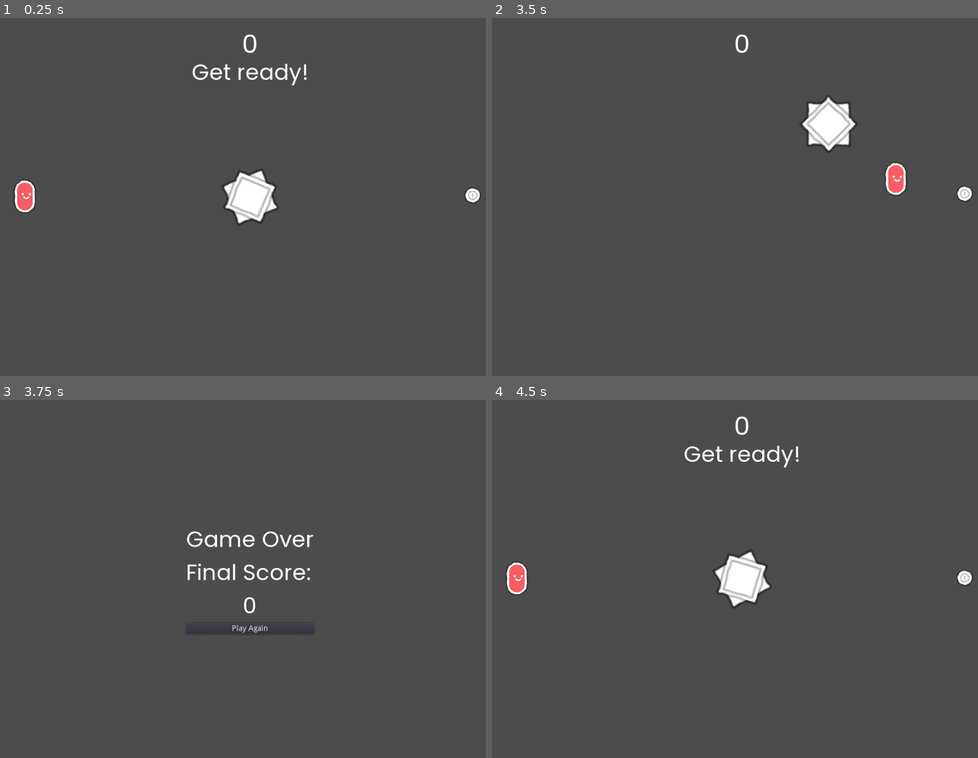
Above: before the commit, frames 1-4 (two rows, left to right).
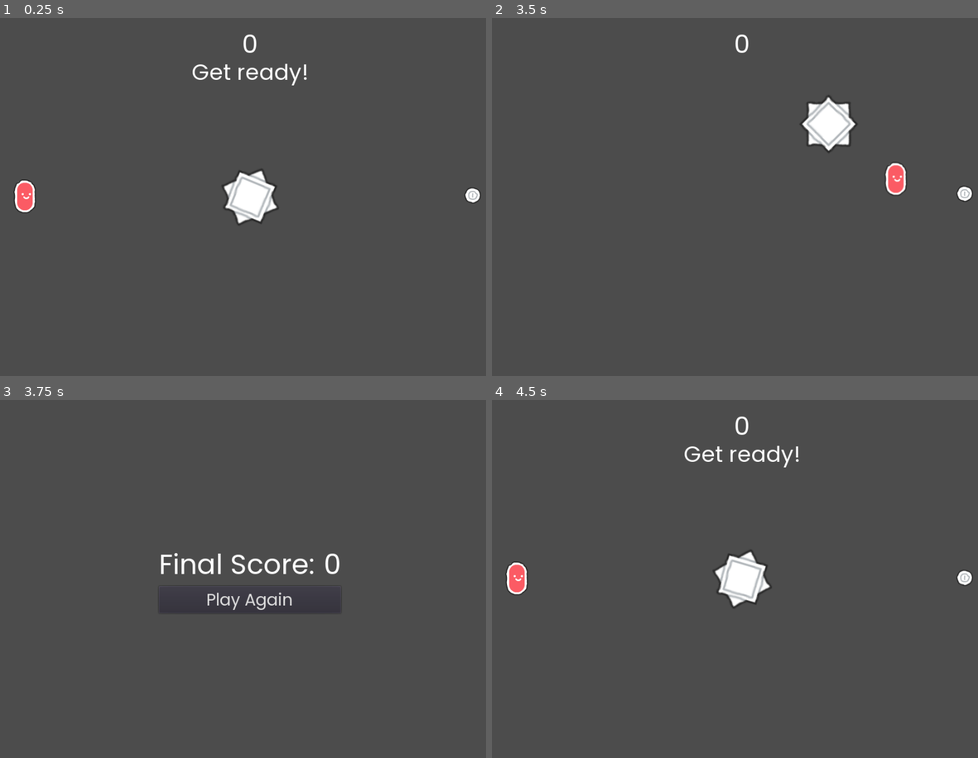
Above: after the commit, the same moments.

Repository: jonathanlambertt/dodge-the-spike
Game: Godot game, scene res://src/Game.tscn
Same seed, same stepped clock (60 frames per second), same inputs: the game is played once before the commit and once after it.
Inputs:
- Up to frame 1 (0.25 s): no input
- Up to frame 2 (3.5 s): hold D (right) 0.53-1.28 s; hold S (down) 1.28-2.03 s; hold D (right) 2.03-2.78 s; hold W (up) from 2.78 s (still down)
- Up to frame 3 (3.75 s): release W (up) at 3.53 s; hold A (left) from 3.53 s (still down)
- Up to frame 4 (4.5 s): release A (left) at 4.25 s; click "Play Again" at 4.25 s

Frames 1-2 are identical in both runs. In frame 3, 1.8% of the frame differs, in the area x 33-70%, y 36-66%; in frame 4, nothing differs.

Commit message:
edit game over scene

Diff:
--- a/src/menus/game_over/GameOver.gd
+++ b/src/menus/game_over/GameOver.gd
@@ -1,6 +1,6 @@
 extends Control
 
-onready var score_label = get_node("CenterContainer/VBoxContainer/Score")
+onready var score_label = get_node("CenterContainer/VBoxContainer/HBoxContainer/Score")
 
 func _ready():
     score_label.text = str(get_node("/root/Global").score)
--- a/src/menus/game_over/GameOver.tscn
+++ b/src/menus/game_over/GameOver.tscn
@@ -1,11 +1,18 @@
-[gd_scene load_steps=4 format=2]
+[gd_scene load_steps=6 format=2]
 
 [ext_resource path="res://src/assets/fonts/Poppins-Regular.ttf" type="DynamicFontData" id=1]
 [ext_resource path="res://src/menus/game_over/GameOver.gd" type="Script" id=2]
 
+[sub_resource type="DynamicFont" id=2]
+size = 50
+font_data = ExtResource( 1 )
+
+[sub_resource type="DynamicFont" id=3]
+size = 50
+font_data = ExtResource( 1 )
 
 [sub_resource type="DynamicFont" id=1]
-size = 40
+size = 30
 font_data = ExtResource( 1 )
 
 [node name="GameOver" type="Control"]
@@ -24,47 +31,39 @@
 }
 
 [node name="VBoxContainer" type="VBoxContainer" parent="CenterContainer"]
-margin_left = 336.0
-margin_top = 224.0
-margin_right = 567.0
-margin_bottom = 424.0
+margin_left = 303.0
+margin_top = 262.0
+margin_right = 601.0
+margin_bottom = 386.0
 __meta__ = {
 "_edit_use_anchors_": false
 }
 
-[node name="Label" type="Label" parent="CenterContainer/VBoxContainer"]
-margin_right = 231.0
-margin_bottom = 56.0
-custom_fonts/font = SubResource( 1 )
-text = "Game Over"
+[node name="HBoxContainer" type="HBoxContainer" parent="CenterContainer/VBoxContainer"]
+margin_right = 298.0
+margin_bottom = 71.0
+alignment = 1
 __meta__ = {
 "_edit_use_anchors_": false
 }
 
-[node name="Label2" type="Label" parent="CenterContainer/VBoxContainer"]
-margin_top = 60.0
-margin_right = 231.0
-margin_bottom = 116.0
-custom_fonts/font = SubResource( 1 )
-text = "Final Score:"
-__meta__ = {
-"_edit_use_anchors_": false
-}
+[node name="FinalScore" type="Label" parent="CenterContainer/VBoxContainer/HBoxContainer"]
+margin_right = 294.0
+margin_bottom = 71.0
+custom_fonts/font = SubResource( 2 )
+text = "Final Score: "
 
-[node name="Score" type="Label" parent="CenterContainer/VBoxContainer"]
-margin_top = 120.0
-margin_right = 231.0
-margin_bottom = 176.0
-custom_fonts/font = SubResource( 1 )
-align = 1
-__meta__ = {
-"_edit_use_anchors_": false
-}
+[node name="Score" type="Label" parent="CenterContainer/VBoxContainer/HBoxContainer"]
+margin_left = 298.0
+margin_right = 298.0
+margin_bottom = 71.0
+custom_fonts/font = SubResource( 3 )
 
 [node name="Button" type="Button" parent="CenterContainer/VBoxContainer"]
-margin_top = 180.0
-margin_right = 231.0
-margin_bottom = 200.0
+margin_top = 75.0
+margin_right = 298.0
+margin_bottom = 124.0
+custom_fonts/font = SubResource( 1 )
 text = "Play Again"
 __meta__ = {
 "_edit_use_anchors_": false
